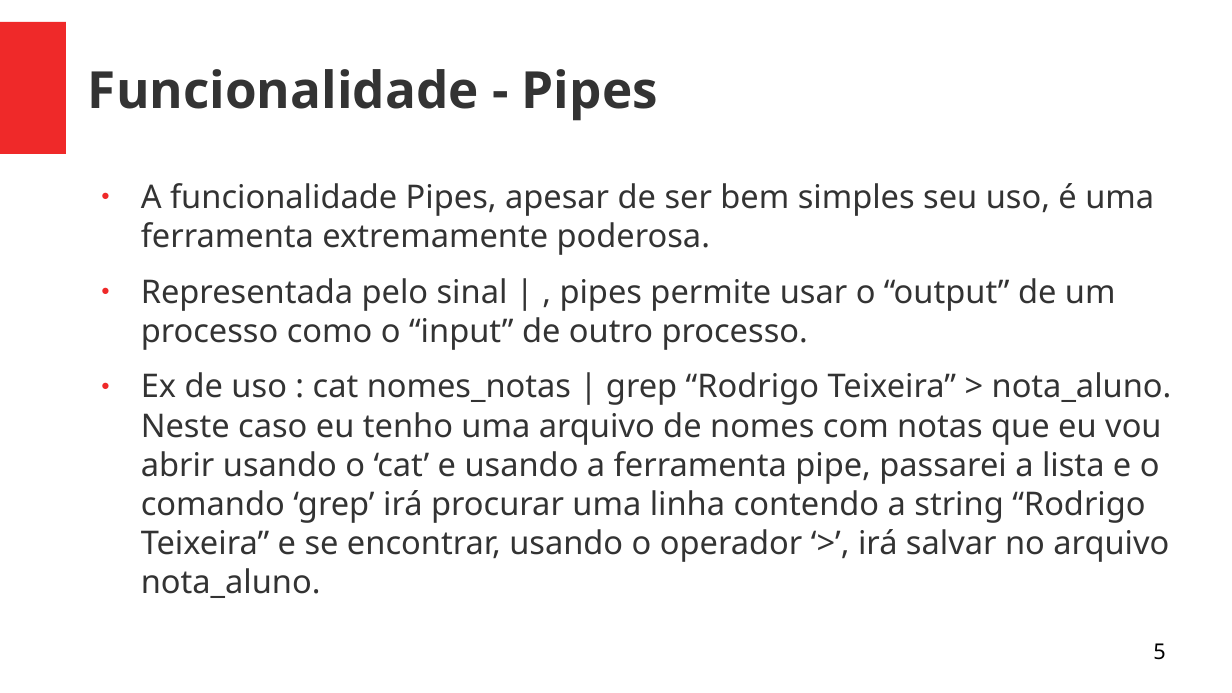
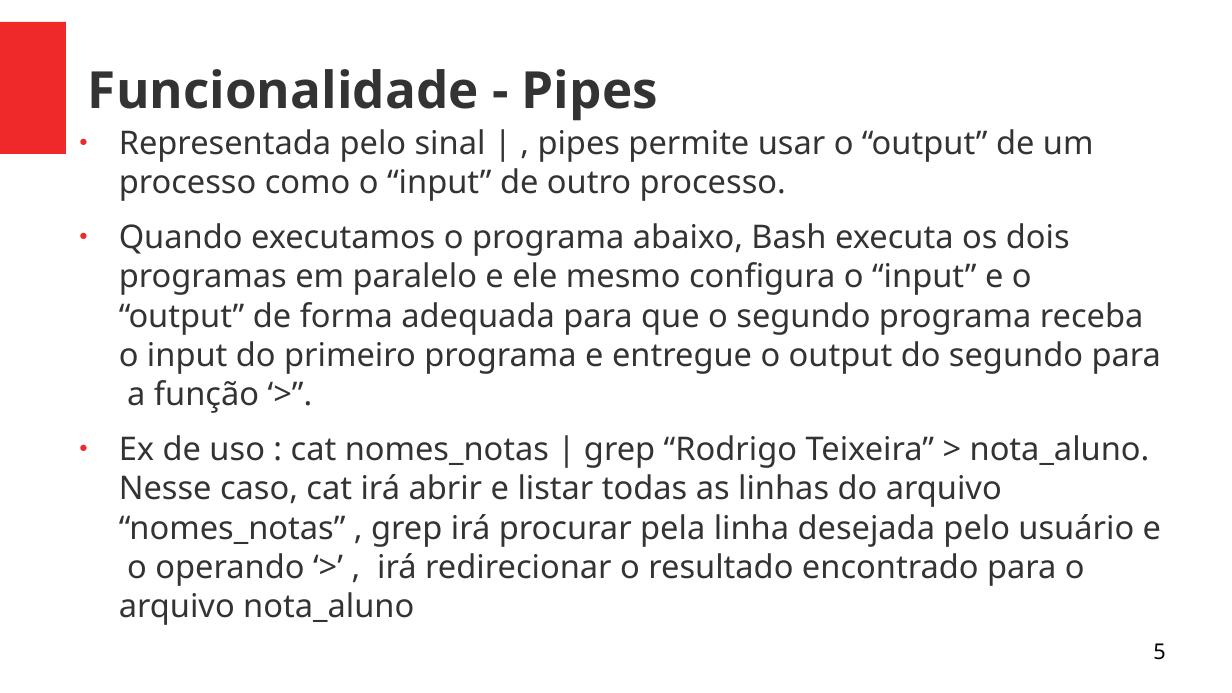
Before and after one commit to rodrigojat/EDL, a slide deck: slide 5 of trabalhoEDL/trabalho_bash.odp. Drawn at 1232x693 pixels with LibreOffice and Linux fonts; fonts in the diff are those of the drawing. Boxes give left, top, right and bottom in pixels: in the first picture for what was removed or moved away, otherwise in the second. Text is boxed around its words. In the diff, an @@ line names an element or a change of style, - is before the commit and + after.

```diff
--- a/trabalhoEDL/trabalho_bash.odp
+++ b/trabalhoEDL/trabalho_bash.odp
@@ text "Representada pelo sinal | , ...": place and size @@
-text "Representada pelo sinal | , ..." at <box>141,183,1172,598</box>
+text "Representada pelo sinal | , ..." at <box>119,129,1161,625</box>
@@ text at <box>141,183,1154,255</box>: paragraph removed @@
-● A funcionalidade Pipes, apesar de ser bem simples seu uso, é uma ferramenta extremamente poderosa.
@@ text at <box>119,223,1161,625</box>: text changed @@
-● Ex de uso : cat nomes_notas | grep “Rodrigo Teixeira” > nota_aluno. Neste caso eu tenho uma arquivo de nomes com notas que eu vou abrir usando o ‘cat’ e usando a ferramenta pipe, passarei a lista e o comando ‘grep’ irá procurar uma linha contendo a string “Rodrigo Teixeira” e se encontrar, usando o operador ‘>’, irá salvar no arquivo nota_aluno.
+● Quando executamos o programa abaixo, Bash executa os dois programas em paralelo e ele mesmo configura o “input” e o “output” de forma adequada para que o segundo programa receba o input do primeiro programa e entregue o output do segundo para a função ‘>”.
+● Ex de uso : cat nomes_notas | grep “Rodrigo Teixeira” > nota_aluno. Nesse caso, cat irá abrir e listar todas as linhas do arquivo “nomes_notas” , grep irá procurar pela linha desejada pelo usuário e o operando ‘>’ , irá redirecionar o resultado encontrado para o arquivo nota_aluno
```
Also in this commit, not shown: 5 other slides changed, 3 slides added.
